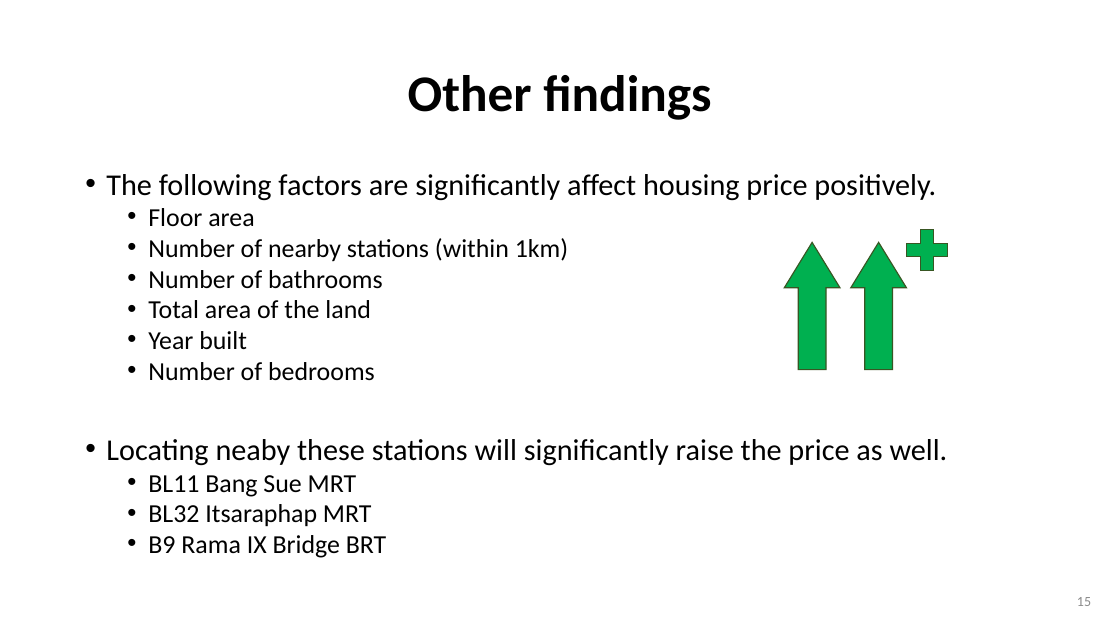
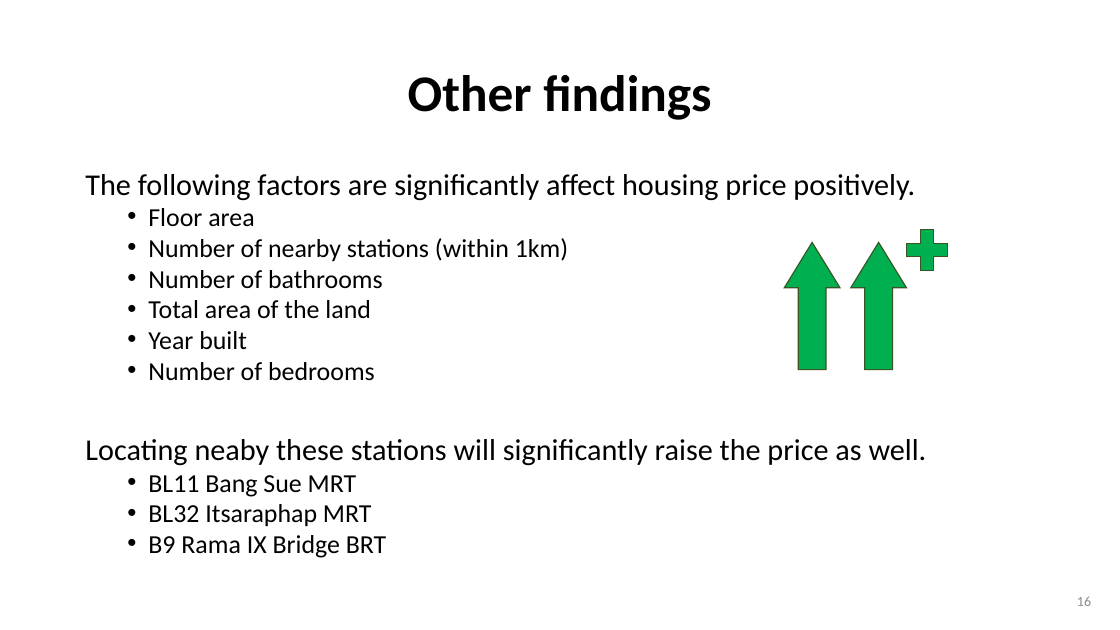
Before and after one commit to wtwwitt/project_2_bangkok_housing_price, a slide deck: slide 16 of presentation/Bangkok Housing Price Prediction for buyers and sellers.pptx (slide 15 before the commit). Drawn at 1120x630 pixels with LibreOffice and Linux fonts; fonts in the diff are those of the drawing. Boxes give left, top, right and bottom in pixels: in the first picture for what was removed or moved away, otherwise in the second. Text is boxed around its words. In the diff, an @@ line names an element or a change of style, - is before the commit and + after.

```diff
--- a/presentation/Bangkok Housing Price Prediction for buyers and sellers.pptx
+++ b/presentation/Bangkok Housing Price Prediction for buyers and sellers.pptx
@@ text at (85, 174, 927, 466): bullet • to none @@
@@ page number at (1077, 596, 1091, 606): text changed @@
-15
+16
```
Also in this commit, not shown: 8 other slides changed, 1 slide added, 3 other files.
